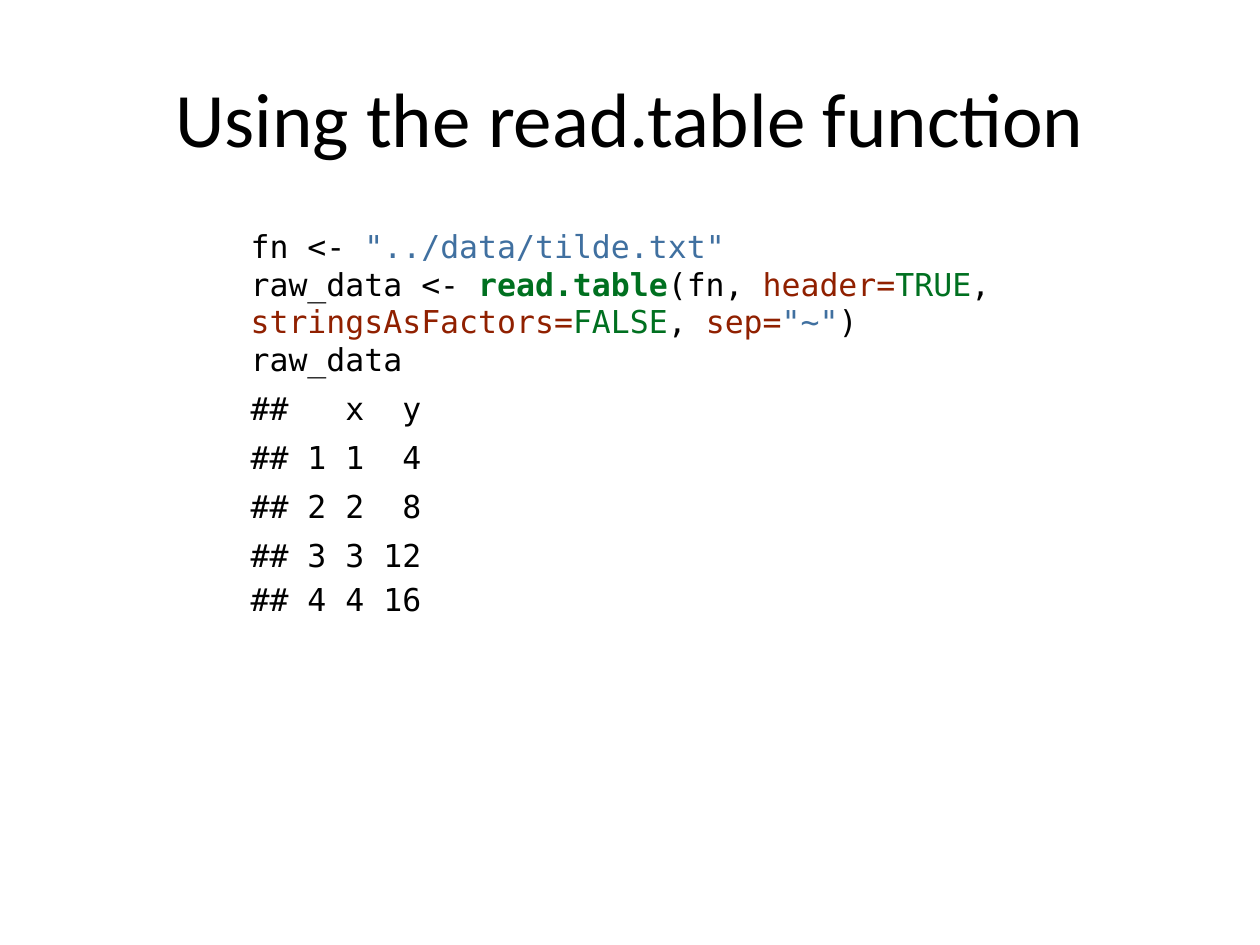
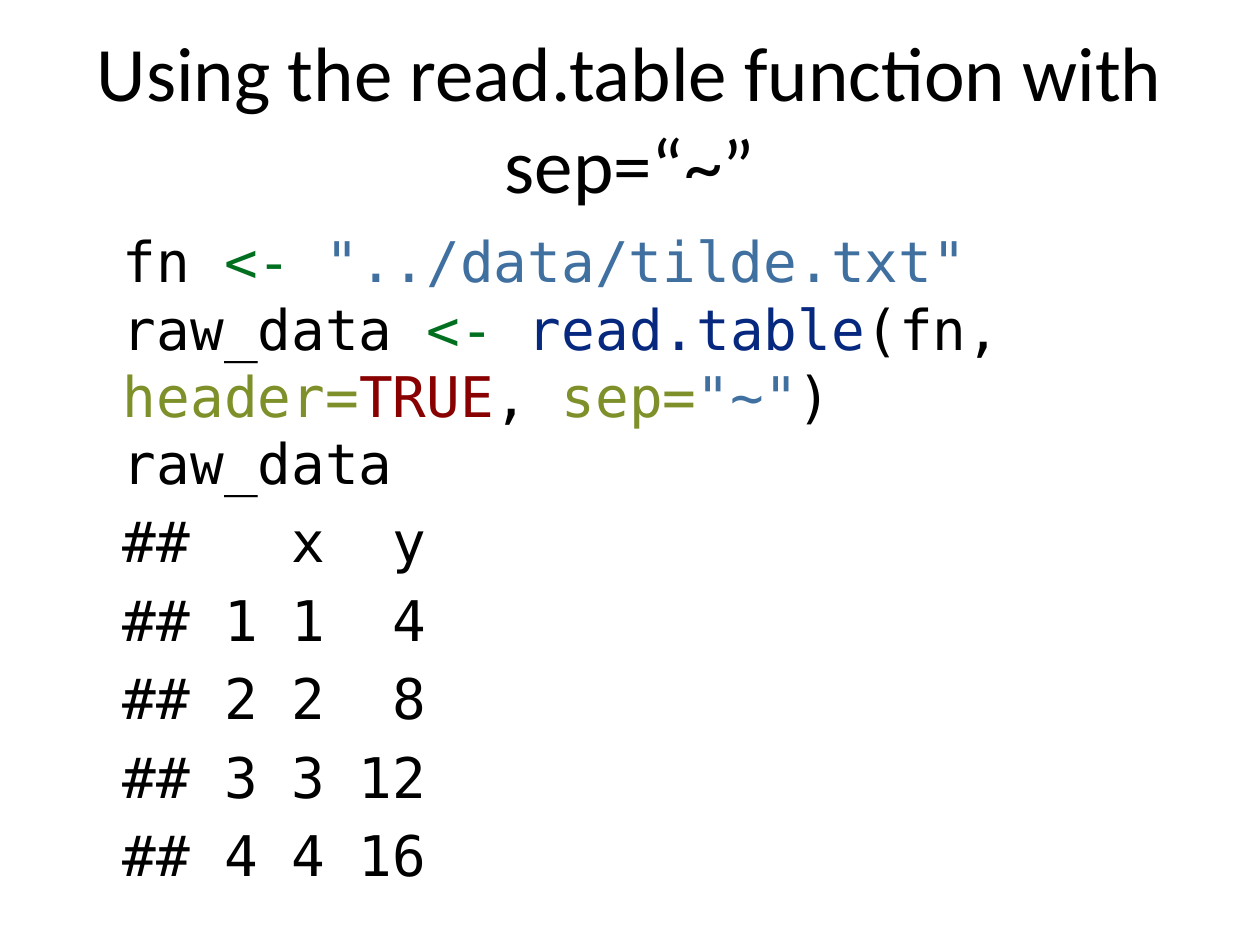
Before and after one commit to pmean/classes, a slide deck: slide 14 of introduction-to-r/src/v03-slides-and-speaker-notes.pptx (slide 10 before the commit). Drawn at 1260x945 pixels with LibreOffice and Linux fonts; fonts in the diff are those of the drawing. Boxes give left, top, right and bottom in pixels: in the first picture for what was removed or moved away, otherwise in the second. Text is boxed around its words. In the diff, an @@ line names an element or a change of style, - is before the commit and + after.

```diff
--- a/introduction-to-r/src/v03-slides-and-speaker-notes.pptx
+++ b/introduction-to-r/src/v03-slides-and-speaker-notes.pptx
@@ title at (97,47,1162,206): text changed @@
-Using the read.table function
+Using the read.table function with sep=“~”
@@ text at (123,239,1000,485): text changed; size 18 to 32 pt @@
-fn <- "../data/tilde.txt"
-raw_data <- read.table(fn, header=TRUE, stringsAsFactors=FALSE, sep="~")
-raw_data
+fn <- "../data/tilde.txt"
+raw_data <- read.table(fn, header=TRUE, sep="~")
+raw_data
@@ text at (224,531,427,877): size 18 to 32 pt in "## x y ## 1 1 4 ..."; indent changed; more space between paragraphs @@
```
Also in this commit, not shown: 18 other slides changed, 7 slides added, 6 other files.
